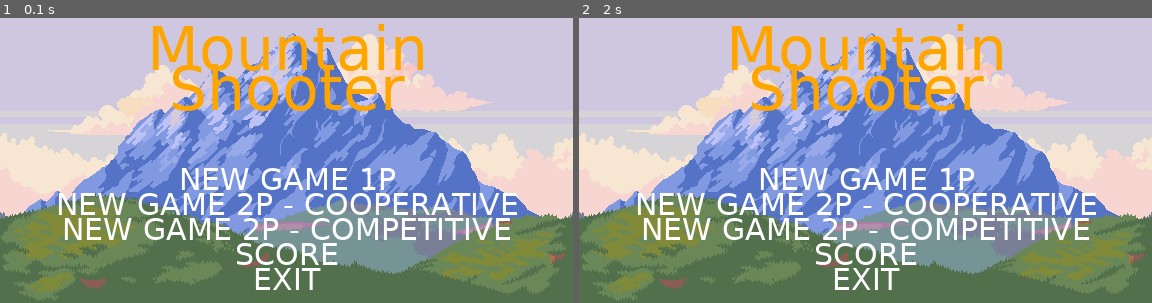
Above: before the commit, frames 1-2 (left to right).
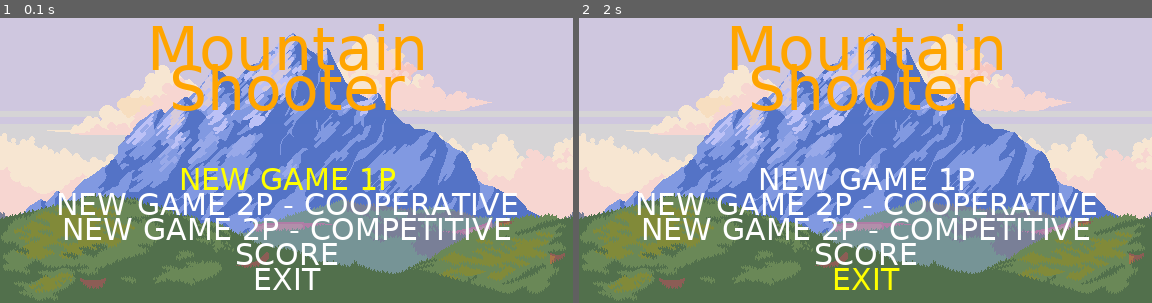
Above: after the commit, the same moments.

Repository: Patrick-silva003/Pygame-pratica
Game: pygame game, started from main.py
Two runs of this game, one before a commit and one after it. Both use one fixed random seed, a clock stepped at 60 frames per second and the inputs below.
Inputs:
- Up to frame 1 (0.1 s): no input
- Up to frame 2 (2 s): hold Up 0.33-0.8 s; hold Down 0.83-1.13 s; hold Up 1.17-1.53 s; hold Down 1.57-1.93 s; hold Up from 1.97 s (still down)

The runs differ from the first frame. In frame 1, 1.1% of the frame differs, in the area x 31-69%, y 52-61%; in frame 2, 0.3%.

Commit message:
Deixando o menu interativo

Diff:
--- a/code/Menu.py
+++ b/code/Menu.py
@@ -1,7 +1,7 @@
 from tkinter.font import Font
 import pygame
 
-from code.const import C_ORANGE, C_WHITE
+from code.const import C_ORANGE, C_WHITE, C_YELLOW
 from code.const import WIN_HEIGHT, WIN_WIDTH
 from code.const import MENU_OPTION
 
@@ -15,16 +15,19 @@
 
     def run(self):
 
+        menu_option = 0
         pygame.mixer_music.load('./assets/Menu.mp3')
         pygame.mixer_music.play(-1)
 
         while True:
             self.window.blit(source=self.surf, dest=self.rect)
-
             self.menu_text(60, 'Mountain', C_ORANGE, ((WIN_WIDTH / 2), 70))
             self.menu_text(60, 'Shooter', C_ORANGE, ((WIN_WIDTH / 2), 110))
             for i in range(len(MENU_OPTION)):
-                self.menu_text(30, MENU_OPTION[i], C_WHITE, ((WIN_WIDTH / 2), 200 + 25 * i) )
+                if i == menu_option:
+                    self.menu_text(30, MENU_OPTION[i], C_YELLOW, ((WIN_WIDTH / 2), 200 + 25 * i) )
+                else:
+                    self.menu_text(30, MENU_OPTION[i], C_WHITE, ((WIN_WIDTH / 2), 200 + 25 * i) )
 
             pygame.display.flip()
 
@@ -33,7 +36,22 @@
                     pygame.quit()
                     quit()
 
-            pass
+                if event.type == pygame.KEYDOWN:
+                    if event.key == pygame.K_DOWN:
+                        if menu_option < len(MENU_OPTION) - 1:
+                            menu_option += 1
+                        else:
+                            menu_option = 0
+
+
+                    if event.key == pygame.K_UP:
+                        if menu_option > 0:
+                            menu_option -= 1
+                        else:
+                            menu_option = len(MENU_OPTION) - 1
+
+
+
 
 
 
--- a/code/const.py
+++ b/code/const.py
@@ -1,5 +1,6 @@
 C_WHITE = (255, 255, 255)
 C_ORANGE = (255, 165, 0)
+C_YELLOW = (255, 255, 0)
 
 MENU_OPTION = (
     'NEW GAME 1P',
